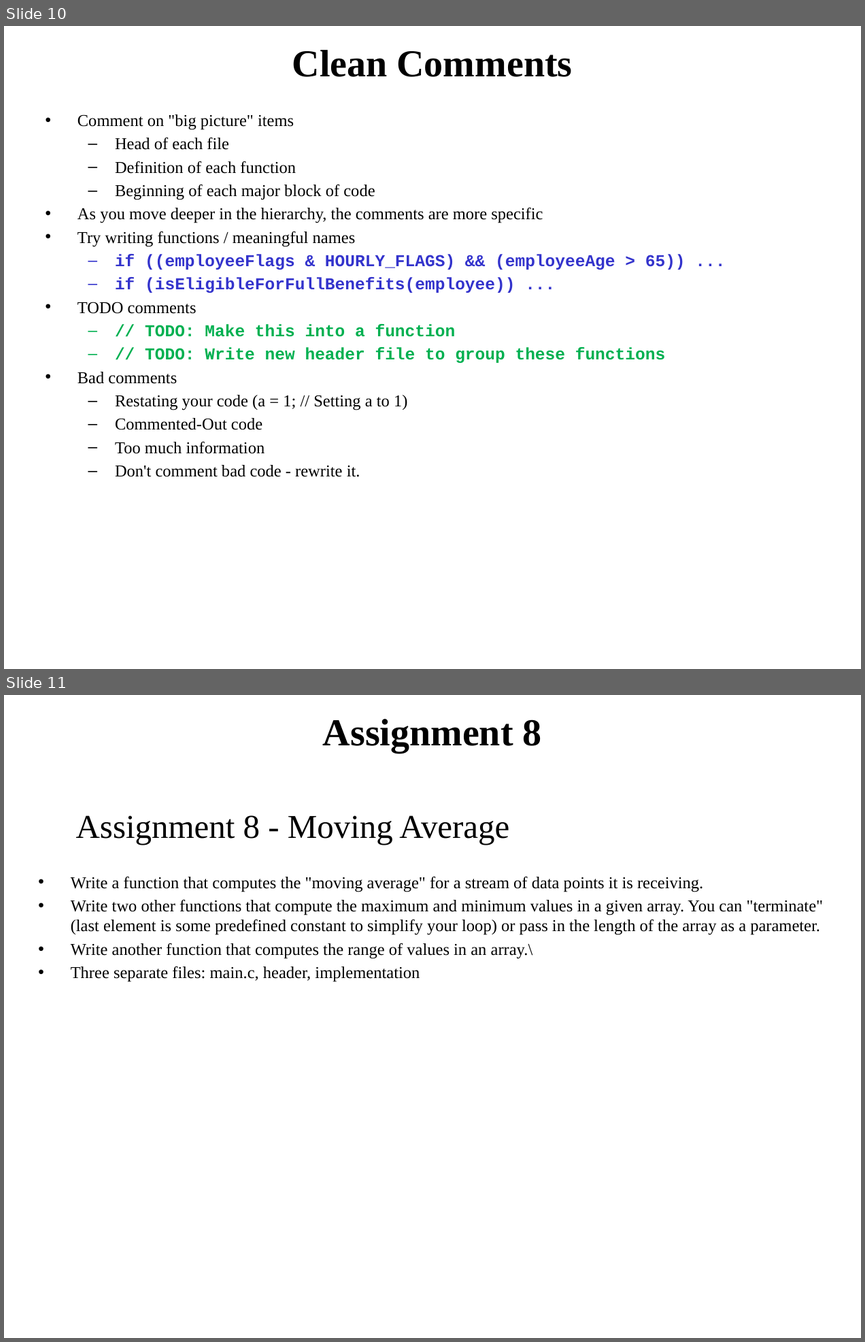
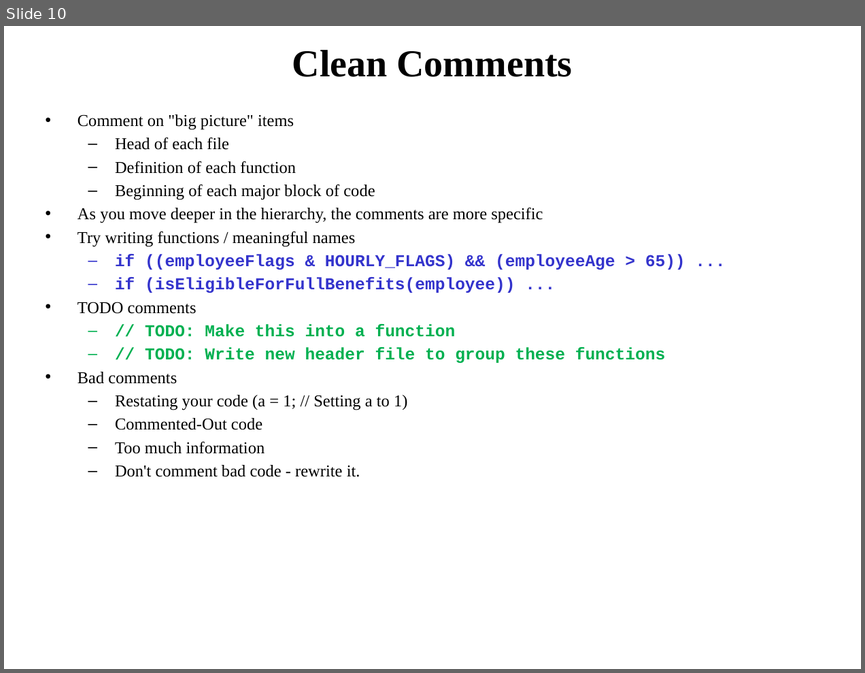
Before and after one commit to pw4rn3r/ECE382, a slide deck: notes/L21/Lsn21.pptx. Shown one above the other, each under a label of ours: slides 10 and 11 before the commit, slide 10 after it. The pictures are 865x1342 and 865x673 pixels, drawn with LibreOffice and Linux fonts; fonts in the diff are those of the drawing. Boxes give left, top, right and bottom in pixels: in the first picture for what was removed or moved away, otherwise in the second. Text is boxed around its words. In the diff, an @@ line names an element or a change of style, - is before the commit and + after.

```diff
--- a/notes/L21/Lsn21.pptx
+++ b/notes/L21/Lsn21.pptx
@@ slide 11 removed at [4,695,861,1338], background #FFFFFF @@
@@ title removed at [323,719,542,753] @@
-Assignment 8
@@ text removed at [71,815,823,982] @@
-  Assignment 8 - Moving Average
-• Write a function that computes the "moving average" for a stream of data points it is receiving.
-• Write two other functions that compute the maximum and minimum values in a given array. You can "terminate" (last element is some predefined constant to simplify your loop) or pass in the length of the array as a parameter.
-• Write another function that computes the range of values in an array.\
-• Three separate files: main.c, header, implementation
```
Also in this commit, not shown: 3 slides changed.
